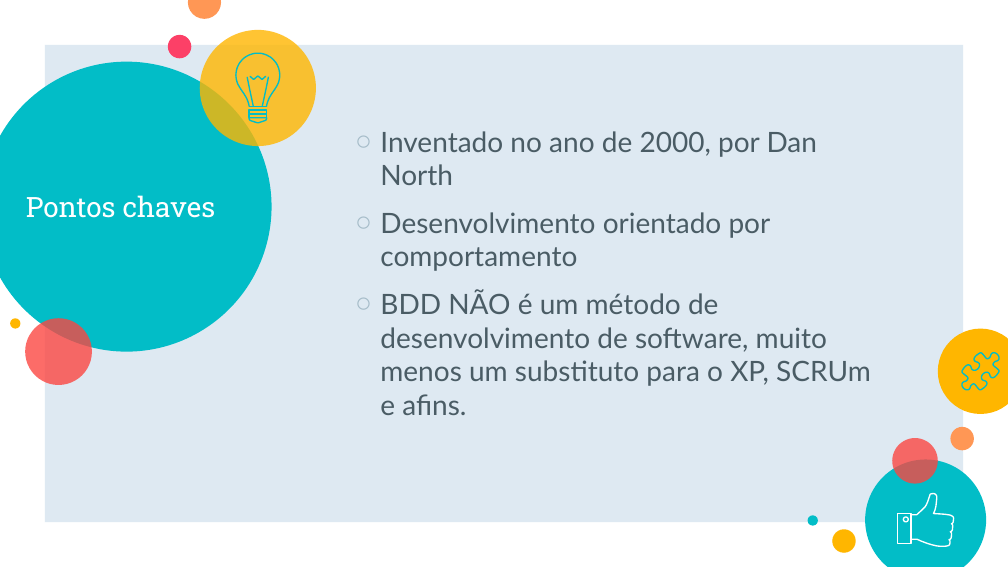
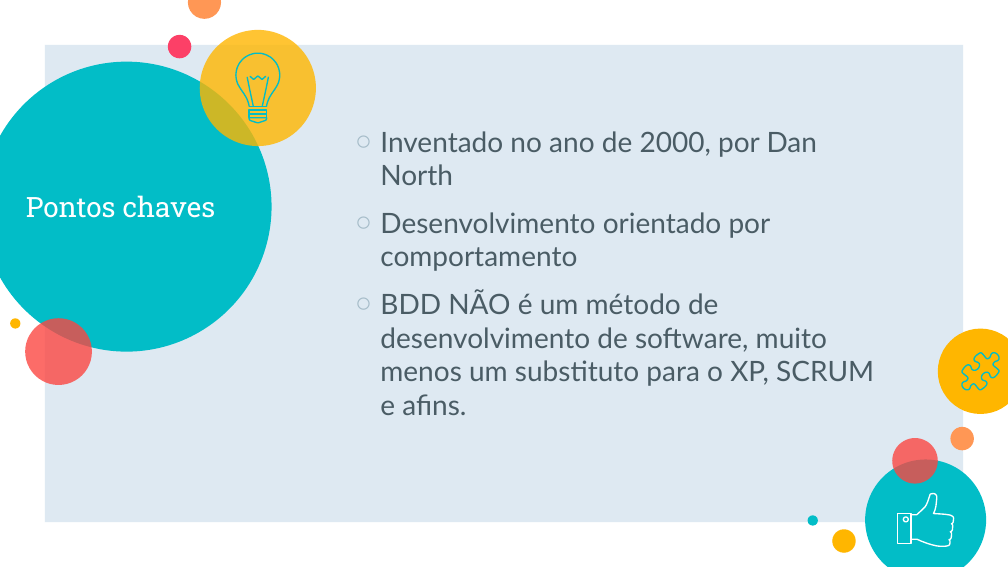
Before and after one commit to fga-eps-mds/A-Disciplina-MDS-EPS, a slide deck: slide 6 of MDS_Material/BDD/Apresentação-MDS-BDD.pptx (slide 5 before the commit). Drawn at 1008x567 pixels with LibreOffice and Linux fonts; fonts in the diff are those of the drawing. Boxes give left, top, right and bottom in pixels: in the first picture for what was removed or moved away, otherwise in the second. Text is boxed around its words. In the diff, an @@ line names an element or a change of style, - is before the commit and + after.

```diff
--- a/MDS_Material/BDD/Apresentação-MDS-BDD.pptx
+++ b/MDS_Material/BDD/Apresentação-MDS-BDD.pptx
@@ text at (380, 290, 874, 415): text changed @@
-○ BDD NÃO é um método de desenvolvimento de software, muito menos um substituto para o XP, SCRUm e afins.
+○ BDD NÃO é um método de desenvolvimento de software, muito menos um substituto para o XP, SCRUM e afins.
```
Also in this commit, not shown: 4 other slides changed, 4 slides added.
